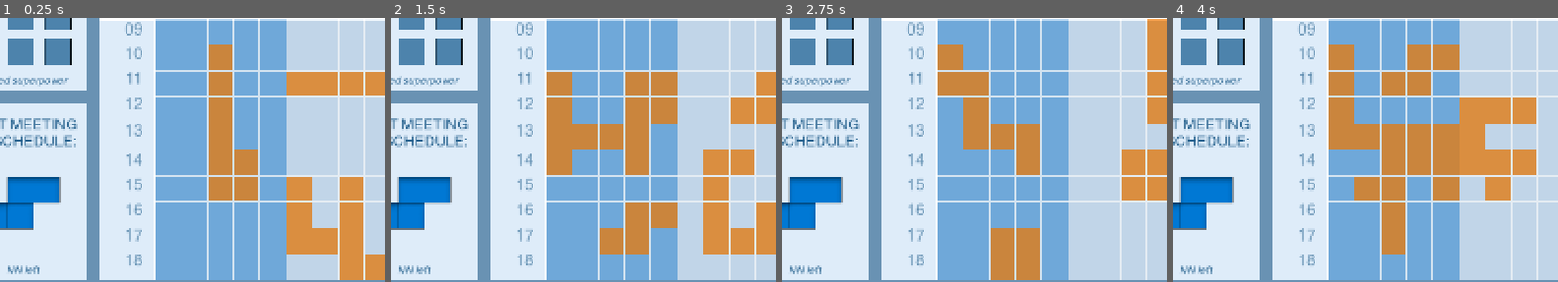
Above: before the commit, frames 1-4 (left to right).
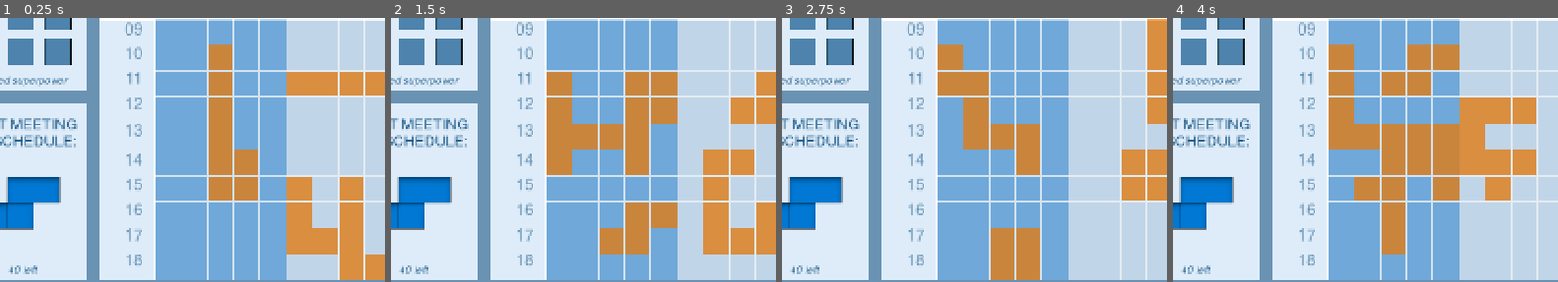
Above: after the commit, the same moments.

Repository: grkovalev/office-game
Game: Godot game, scene res://calendartetris.tscn
The game is run twice, just before and just after one commit, with the same random seed, the same clock (stepped at 60 frames per second) and the same inputs. This scene is started directly instead of the project's main scene.
Inputs (mouse positions are % of the whole screen's width and height, from its top left):
- Up to frame 1 (0.25 s): no input
- Up to frame 2 (1.5 s): click (18, 95) at 0.5 s; click (18, 95) at 1.25 s
- Up to frame 3 (2.75 s): click (18, 95) at 2 s
- Up to frame 4 (4 s): tap Enter at 2.75 s; move the mouse to (72, 43) at 2.77 s; tap R at 2.85 s; click (72, 43) at 2.92 s; tap Space at 3.02, 3.5 s; drag from (29, 54) to (12, 67) at 3.52 s
The pictures show only the part of the screen within x 9-59%, y 32-81%; the shares and areas given below are measured in that part.

The runs differ from the first frame. In frame 1, 0.2% of the frame differs, in the area x 2-11%, y 93-98%; in frame 2, 0.2%; in frame 3, 0.2%; in frame 4, 0.2%.

Commit message:
working counter for meetings that need to be placed

Diff:
--- a/calendartetris.gd
+++ b/calendartetris.gd
@@ -663,6 +663,26 @@
 func _on_exitbtn_pressed() -> void:
 	get_parent().queue_free()
 
+func get_free_region_rows_count() -> int:
+	var total_free_rows := 0
+	var num_regions := GRID_WIDTH / COLUMNS_PER_REGION
+
+	for region_index in range(num_regions):
+		var col_start := region_index * COLUMNS_PER_REGION
+		var col_end := col_start + COLUMNS_PER_REGION - 1
+
+		for row in range(GRID_HEIGHT):
+			var has_prefilled := false
+			for col in range(col_start, col_end + 1):
+				if cells[row][col]:
+					has_prefilled = true
+					break
+			if not has_prefilled:
+				# This row segment in this region has 0 prefilled cells
+				total_free_rows += 1
+
+	return total_free_rows
+
 
 func _restart_grid() -> void:
 	# Only free grid tiles, not calchars (so region sprites stay and can be refreshed)
--- a/calendartetris.tscn
+++ b/calendartetris.tscn
@@ -6,6 +6,7 @@
 [ext_resource type="Script" uid="uid://bg6kmco1mybb3" path="res://calendartetris.gd" id="3_sriha"]
 [ext_resource type="Texture2D" uid="uid://b8to1iqif083x" path="res://ui_buttons/calendartetris/tetromino_pieces/shape_o.png" id="4_ay14k"]
 [ext_resource type="Script" uid="uid://rdwv8h8o3snh" path="res://tetromino_lib.gd" id="4_ek6ok"]
+[ext_resource type="Script" uid="uid://dkajlgno1prqv" path="res://piecesleft.gd" id="4_pacii"]
 [ext_resource type="Texture2D" uid="uid://jau56ifui51g" path="res://ui_buttons/calendartetris/tetromino_pieces/shape_i.png" id="5_063xu"]
 [ext_resource type="Texture2D" uid="uid://bm5hum10g6a6s" path="res://ui_buttons/calendartetris/tetromino_pieces/shape_s.png" id="6_bwdfo"]
 [ext_resource type="Texture2D" uid="uid://fvtmo37af6uq" path="res://ui_buttons/calendartetris/tetromino_pieces/shape_z.png" id="7_xt0v1"]
@@ -228,6 +229,9 @@
 horizontal_alignment = 1
 vertical_alignment = 1
 autowrap_mode = 2
+script = ExtResource("4_pacii")
+calendar_tetris_path = NodePath("../grid_container")
+restart_button_path = NodePath("../restartbtn")
 
 [node name="datetext" type="Label" parent="." unique_id=1824845824]
 offset_left = 80.0
--- /dev/null
+++ b/piecesleft.gd
@@ -0,0 +1,70 @@
+extends Label
+
+@export var calendar_tetris_path: NodePath
+@export var restart_button_path: NodePath
+
+var calendar_tetris: Node = null
+var restart_button: Button = null
+
+
+func _ready() -> void:
+	if calendar_tetris_path != NodePath(""):
+		calendar_tetris = get_node(calendar_tetris_path)
+
+	if restart_button_path != NodePath(""):
+		restart_button = get_node(restart_button_path) as Button
+
+	# Update once when the scene is ready
+	_update_text_deferred()
+
+	# Update again when the restart button is pressed
+	if restart_button:
+		restart_button.pressed.connect(_on_restart_pressed)
+
+
+func _on_restart_pressed() -> void:
+	_update_text_deferred()
+
+
+func _update_text_deferred() -> void:
+	# Defer so that prefill (which is also deferred) has time to run
+	call_deferred("_update_text_after_prefill")
+
+
+func _update_text_after_prefill() -> void:
+	# Wait at least one frame so the deferred prefill has run
+	await get_tree().process_frame
+
+	if calendar_tetris == null:
+		return
+
+	var free_rows: int = _compute_free_region_rows()
+	text = "%d left" % free_rows
+
+
+func _compute_free_region_rows() -> int:
+	if calendar_tetris == null:
+		return 0
+
+	var grid_width: int = calendar_tetris.GRID_WIDTH
+	var grid_height: int = calendar_tetris.GRID_HEIGHT
+	var columns_per_region: int = calendar_tetris.COLUMNS_PER_REGION
+	var cells: Array = calendar_tetris.cells
+
+	var total_free_rows: int = 0
+	var num_regions: int = grid_width / columns_per_region
+
+	for region_index in range(num_regions):
+		var col_start := region_index * columns_per_region
+		var col_end := col_start + columns_per_region - 1
+
+		for row in range(grid_height):
+			var has_occupied := false
+			for col in range(col_start, col_end + 1):
+				if cells[row][col]:
+					has_occupied = true
+					break
+			if not has_occupied:
+				total_free_rows += 1
+
+	return total_free_rows
Not shown, added: piecesleft.gd.uid
Binary file changed: ui_buttons/calendartetris/meetings/3rowmeeting.png
Binary file removed: ui_buttons/calendartetris/meetings/Frame 6.png
Not shown, removed: ui_buttons/calendartetris/meetings/Frame 6.png.import
Not shown, changed: Office.zip
